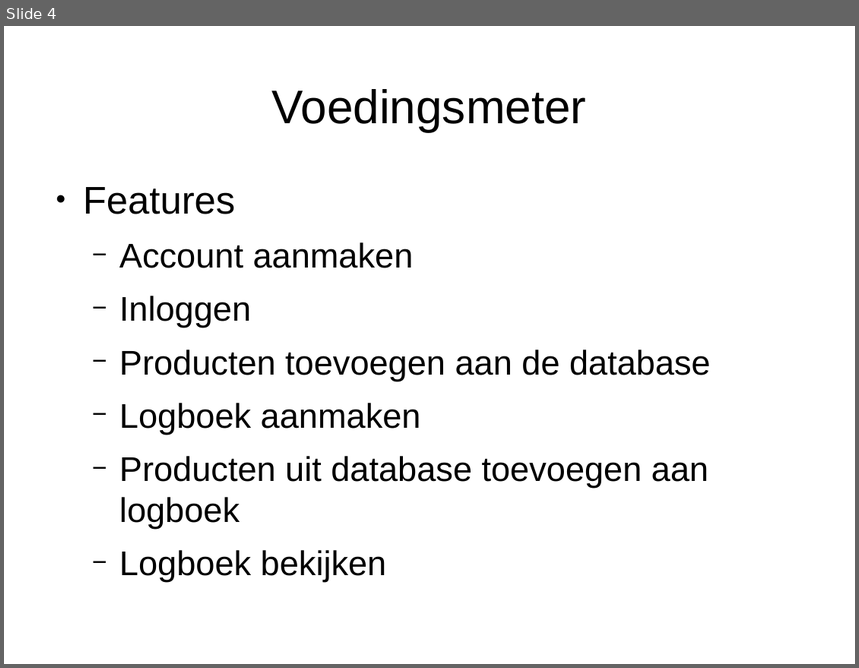
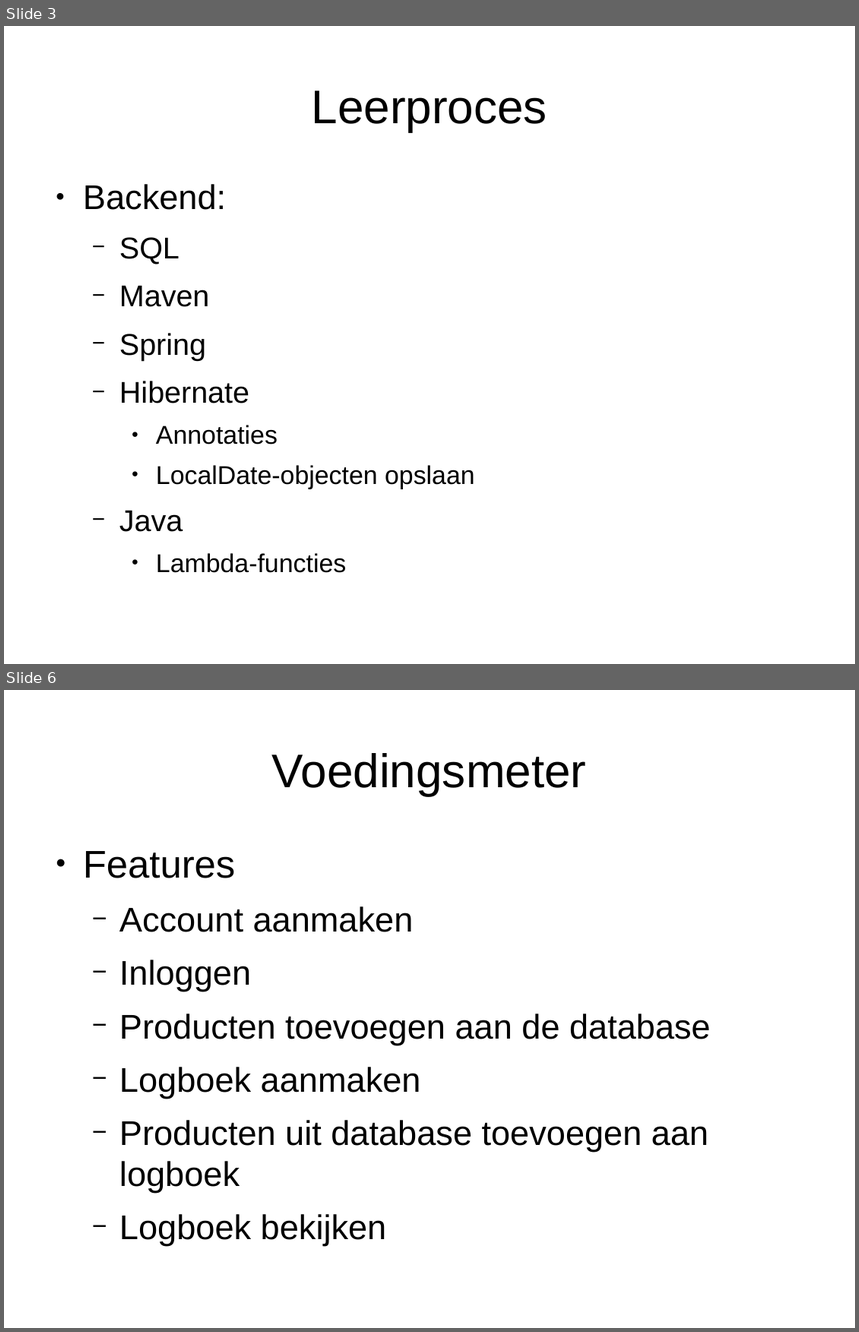
Before and after one commit to karenberntsen/Voedingsmeter2.0, a slide deck: src/main/resources/static/Presentatie.ods.odp. Shown one above the other, each under a label of ours: slide 4 before the commit, slides 3 and 6 after it; the slides between them are not shown. The pictures are 859x668 and 859x1332 pixels, drawn with LibreOffice and Linux fonts; fonts in the diff are those of the drawing. Boxes give left, top, right and bottom in pixels: in the first picture for what was removed or moved away, otherwise in the second. Text is boxed around its words. In the diff, an @@ line names an element or a change of style, - is before the commit and + after.

```diff
--- a/src/main/resources/static/Presentatie.ods.odp
+++ b/src/main/resources/static/Presentatie.ods.odp
@@ slide 3 added at bbox=[4, 26, 855, 664], background #FFFFFF @@
@@ title added at bbox=[311, 91, 547, 132], 44 pt, text #000000 @@
+Leerproces
@@ text added at bbox=[83, 184, 475, 573], 24 pt, text #000000 @@
+● Backend:
+  − SQL
+  − Maven
+  − Spring
+  − Hibernate
+    ● Annotaties
+    ● LocalDate-objecten opslaan
+  − Java
+    ● Lambda-functies
@@ what was slide 4 is now slide 6 @@
```
Also in this commit, not shown: 2 slides changed, 2 other slides added, 1 slide removed, 4 other files.
